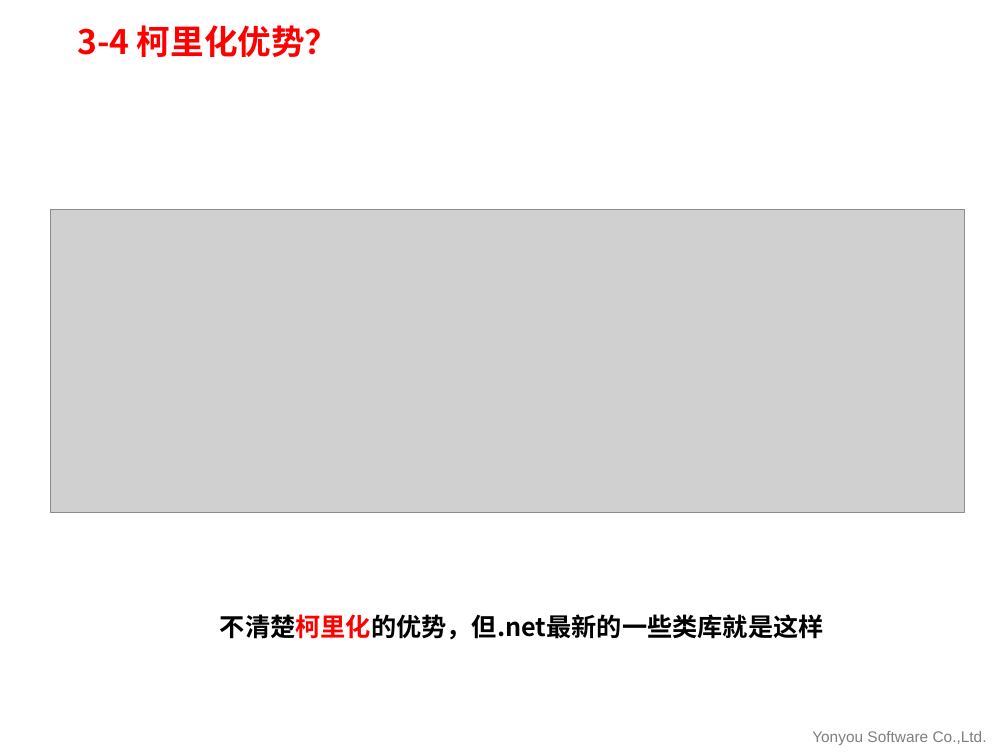
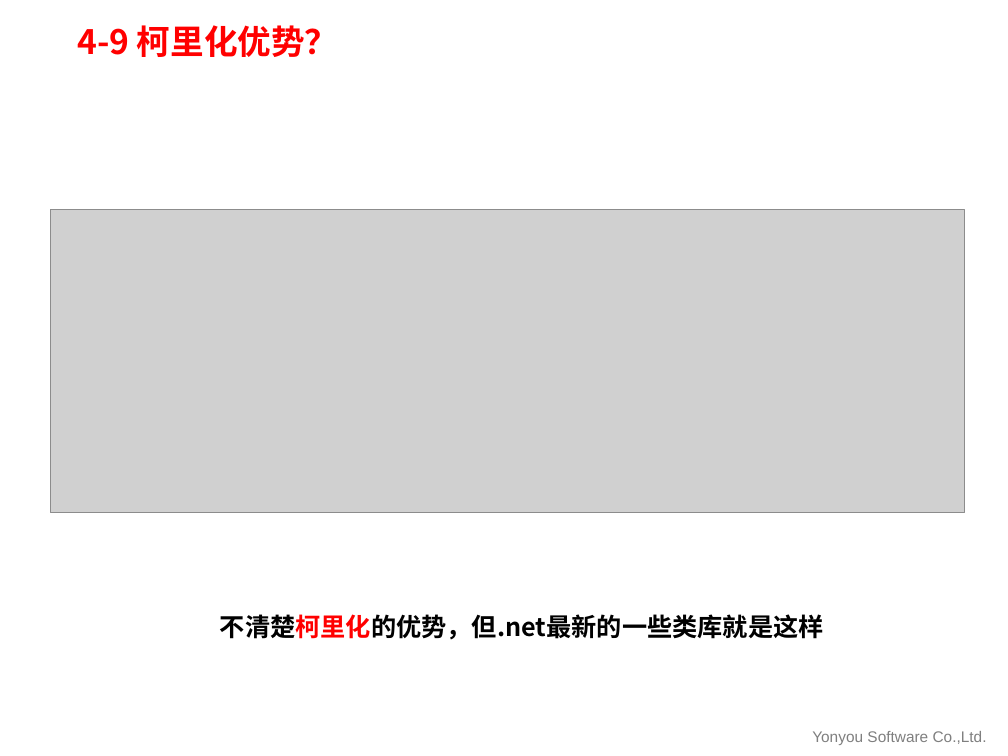
Before and after one commit to U8PLAT/Functional-programming-and-parallel-computing, a slide deck: slide 19 of 函数式语言与并行计算.pptx. Drawn at 1008x756 pixels with LibreOffice and Linux fonts; fonts in the diff are those of the drawing; grey boxes stand for pictures; background and template pictures are left out. Boxes give left, top, right and bottom in pixels: in the first picture for what was removed or moved away, otherwise in the second. Text is boxed around its words. In the diff, an @@ line names an element or a change of style, - is before the commit and + after.

```diff
--- a/函数式语言与并行计算.pptx
+++ b/函数式语言与并行计算.pptx
@@ title at box(77, 25, 339, 57): text changed @@
-3-4 柯里化优势？
+4-9 柯里化优势？
```
Also in this commit, not shown: 16 other slides changed.
